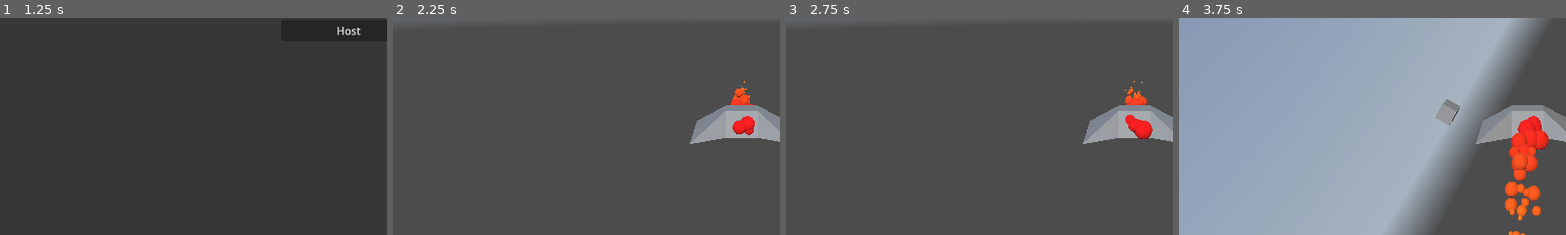
Above: before the commit, frames 1-4 (left to right).
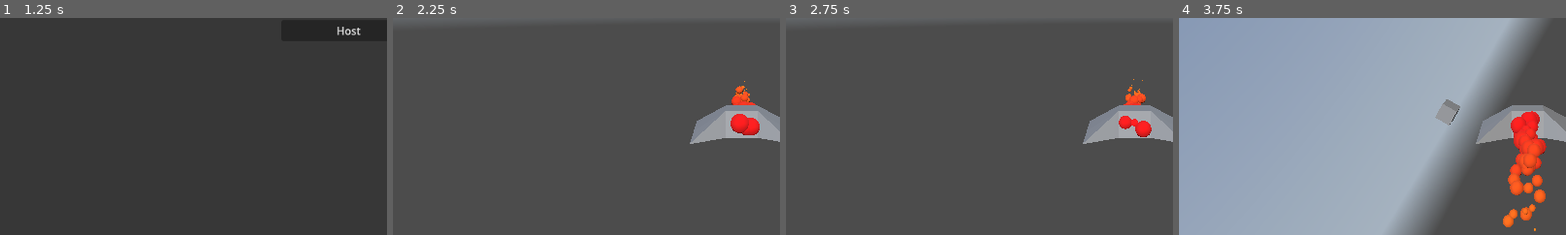
Above: after the commit, the same moments.

Repository: MathArtTechnologies/deivid-v-space
Game: Godot game, scene res://scenes/sand_box/MovementTest.tscn
The game is run twice, just before and just after one commit, with the same random seed, the same clock (stepped at 60 frames per second) and the same inputs. A sky picture missing from this copy of the repository is replaced by a grey-blue gradient.
Inputs (mouse positions are % of the whole screen's width and height, from its top left):
- Up to frame 1 (1.25 s): tap Enter at 0.5 s; move the mouse to (72, 45) at 0.52 s; hold D (right_tilt) from 0.53 s (still down); click (72, 45) at 0.6 s
- Up to frame 2 (2.25 s): release D (right_tilt) at 1.25 s; click "Host" at 1.25 s; tap Space at 2 s; move the mouse to (30, 55) at 2.02 s; hold S (backward) from 2.03 s (still down); click (30, 55) at 2.1 s
- Up to frame 3 (2.75 s): keep holding S (backward)
- Up to frame 4 (3.75 s): move the mouse to (60, 28) at 2.77 s; release S (backward) at 2.78 s; hold D (right_tilt) 2.78-3.53 s; click (60, 28) at 2.85 s; move the mouse to (45, 70) at 3.52 s; hold W (forward) from 3.53 s (still down); click (45, 70) at 3.6 s
The pictures show only the part of the screen within x 5-55%, y 50-100%; the shares and areas given below are measured in that part.

Frame 1 is identical in both runs. In frame 2, 0.6% of the frame differs, in the area x 87-95%, y 29-55%; in frame 3, 0.4%; in frame 4, 2.8%, in the area x 83-96%, y 42-100%.

Commit message:
turn un engines when rotating
this is not perfect, idally certain thrusters will turn un when the shit rotates

Diff:
--- a/scripts/characters/spaceship.gd
+++ b/scripts/characters/spaceship.gd
@@ -40,12 +40,13 @@
 	if Constants.paused == true:
 		return
 
-	var move_dir = self.controller_comp.get_move_direction()
+	var move_dir := self.controller_comp.get_move_direction()
+	var rotation := self.controller_comp.get_rotation()
 
-	_set_engine_is_trusting(move_dir != Vector3.ZERO)
+	_set_engine_is_trusting(move_dir != Vector3.ZERO or rotation != Vector3.ZERO)
 
 	self.character_velocity_comp.direction = move_dir
-	self.character_rotation_component.rotation = self.controller_comp.get_rotation()
+	self.character_rotation_component.rotation = rotation
 
 func _set_engine_is_trusting(is_trusting: bool) -> void:
 	var particles = $EngineParticles
